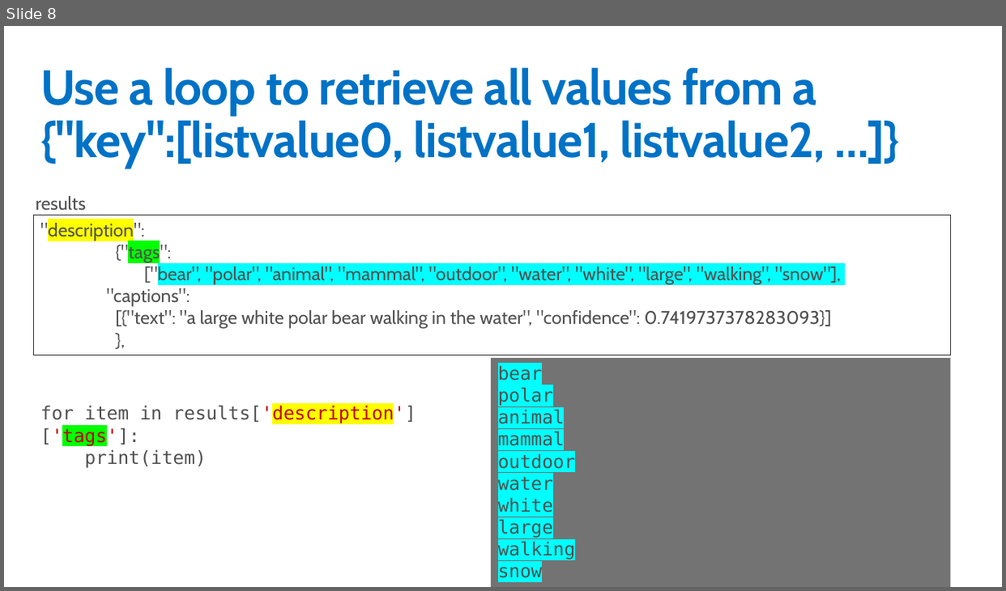
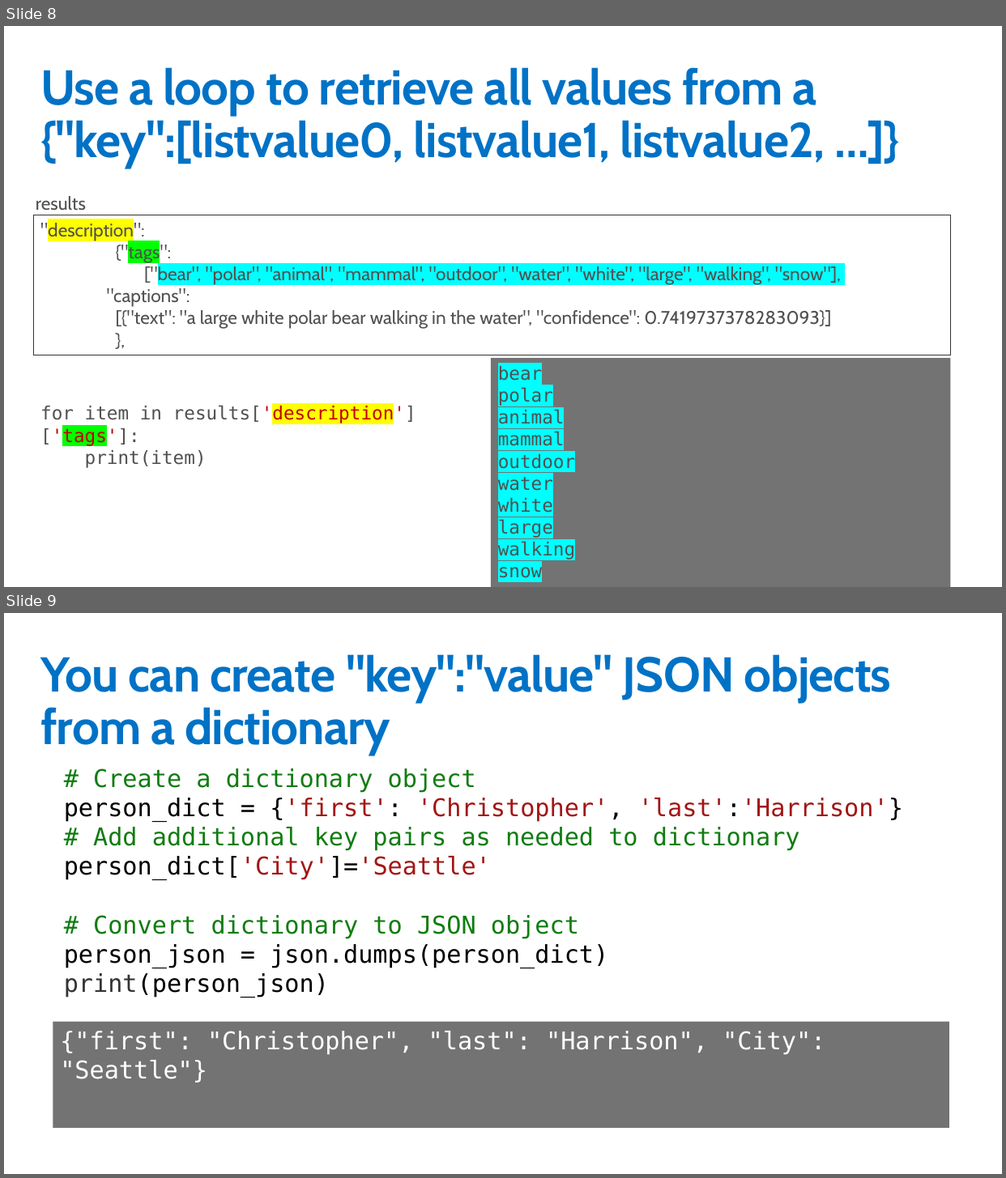
Before and after one commit to GeekTrainer/python-getting-started, a slide deck: Slides/17 - JSON.pptx. Shown one above the other, each under a label of ours: slide 8 before the commit, slides 8 and 9 after it. The pictures are 1006x591 and 1006x1178 pixels, drawn with LibreOffice and Linux fonts; fonts in the diff are those of the drawing. Boxes give left, top, right and bottom in pixels: in the first picture for what was removed or moved away, otherwise in the second. Text is boxed around its words. In the diff, an @@ line names an element or a change of style, - is before the commit and + after.

Commit message:
Modifications from Day 1
Also includes additional JSON content

```diff
--- a/Slides/17 - JSON.pptx
+++ b/Slides/17 - JSON.pptx
@@ slide 9 added at box(4, 613, 1002, 1174), background #FFFFFF @@
@@ title added at box(40, 654, 891, 755), 48 pt, text #0072C6, bold @@
+You can create "key":"value" JSON objects from a dictionary
@@ text added at box(64, 769, 903, 998), 24 pt, text #107C10 @@
+# Create a dictionary object
+person_dict = {'first': 'Christopher', 'last':'Harrison'}
+# Add additional key pairs as needed to dictionary
+person_dict['City']='Seattle'
+# Convert dictionary to JSON object
+person_json = json.dumps(person_dict)
+print(person_json)
@@ rectangle added at box(53, 1022, 950, 1128), fill #737373, 24 pt, text #FFFFFF @@
+{"first": "Christopher", "last": "Harrison", "City": "Seattle"}
```
Also in this commit, not shown: 2 other slides added, 19 other files.
